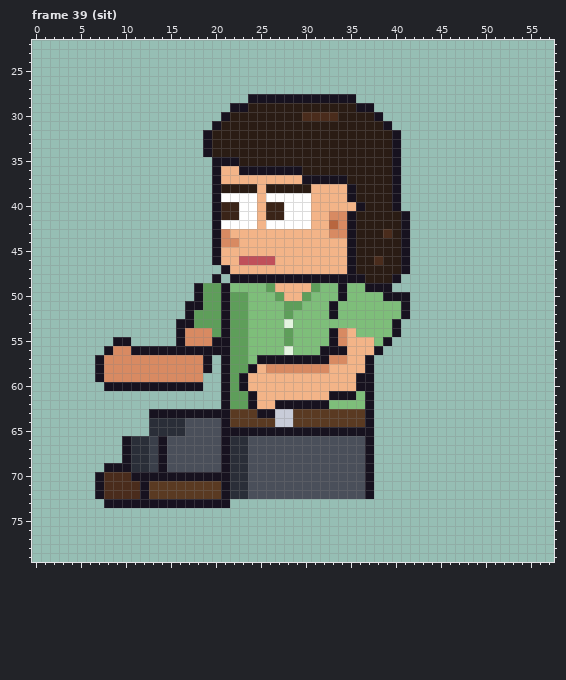
Two versions of one pixel-art file, sprites/clients/client_vetrec_a_left_anim.aseprite. This is how it looked before the edit.
64x80 pixels, 129 frames. Colours within 5 levels of each other are drawn and written as one. Shown: frame 39 (sit): x 0..57, y 22..79. The old version is drawn lined up with the new one. The commit also changed other frames, which this record leaves out.
After:
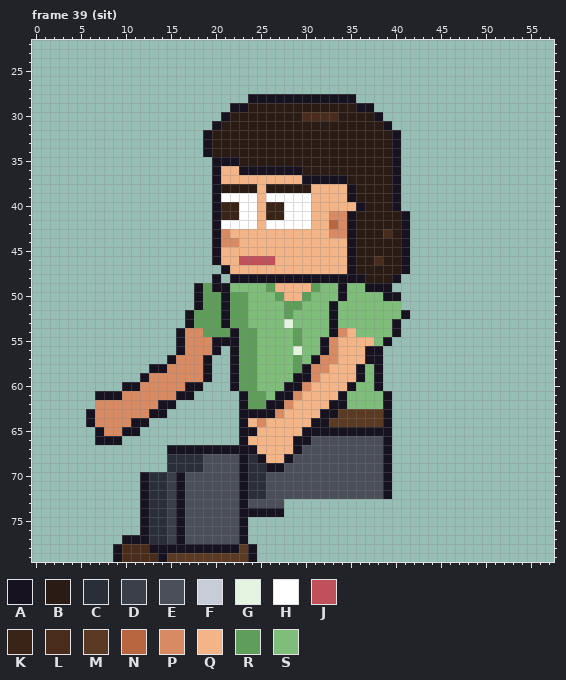
Palette (. is transparent): A #17121f  B #2a1c14  C #2a2e38  D #3a3f4a  E #4a4f5a  F #c8ccd8  G #e4f4e0  H #ffffff  J #c0505a  K #3a2418  L #4a2c1c  M #5a3a22  N #b8663f  P #d88a62  Q #f3b488  R #5e9e5a  S #7ebe7a
Difference:
whole drawing moved by -2,-6 (the old picture is shown already moved)
Frame 39 (sit):
y 49: x 20 R -> A
y 50: x 41 A -> .
y 51: x 17 A -> .; x 41 A -> .
y 53: x 16 A -> .; x 33 S -> A
y 54: x 19 P -> R; x 21..22 AR -> RA; x 24 S -> R; x 28..29 RS -> SR
y 55: x 9..10 AA -> ..; x 22 R -> A; x 24 S -> R; x 28..29 RS -> SR; x 32..34 SAP -> APQ
y 56: x 8..15 APPAAAAA -> ........; x 17..19 AAA -> PPP; x 21..22 AR -> .A; x 24 S -> R; x 28..29 GS -> SG; x 33..34 AA -> PQ; x 37 Q -> A
y 57: x 7..15 APPPPPPPP -> ........A; x 21..22 AR -> .A; x 24..30 SAAAAAA -> RSSSSRS; x 32 A -> P; x 34 P -> Q; x 38 . -> A
y 58: x 7..14 APPPPPPP -> ......AA; x 21..22 AR -> .A; x 24..30 AQPPPPP -> RSSSSRA; x 36..38 QA. -> ASA
y 59: x 7..12 APPPPP -> .....A; x 19 . -> A; x 21..31 ARAQQQQQQQQ -> .ARRSSSSAAP; x 37..38 A. -> SA
y 60: x 8..9 AA -> ..; x 12..16 AAAAA -> PPPPP; x 21..30 ARAQQQQQQQ -> .ARRSSSAAP; x 35..38 QAA. -> ASSA
y 61: x 7..17 ........... -> AAAPPPPPPAA; x 21..29 ARRAQQQQQ -> ..ARRSAAP; x 33 A -> Q; x 35 A -> S; x 37..39 A.. -> SSA
y 62: x 7..15 ......... -> PPPPPPPAA; x 21..26 ARRAQQ -> ..ARRA; x 28..34 AAAAASS -> PQQQQAA; x 37..39 A.. -> SSA
y 63: x 6..12 ....... -> APPPPPP; x 15..24 AAAAAAAMMM -> ........AA; x 27..33 FFMMMMM -> PQQQQAA; x 37..39 A.. -> MMA
y 64: x 6..32 .......CCCCEEEEAMMMMMFFMMMM -> APPPPAA..........AQPQQQQQAA; x 37..39 A.. -> MMA
y 65: x 7..11 ..... -> APPAA; x 13..22 CCCCEEEEAA -> ..........; x 25..29 AAAAA -> QQQQQ; x 38..39 .. -> AA
y 66: x 7..30 ...ACCDAEEEEEEACCEEEEEEE -> AAA.............AQQQQQAA; x 37..39 A.. -> EEA
y 67: x 10..20 ACCDAEEEEEE -> .....AAAAAA; x 22..29 CCEEEEEE -> AAAQQQQA; x 37..39 A.. -> EEA
y 68: x 10..18 ACCDAEEEE -> .....CCCC; x 21..28 ACCEEEEE -> EEACAQQA; x 37..39 A.. -> EEA
y 69: x 8..18 AAACCDAEEEE -> .......CCCC; x 21..27 ACCEEEE -> EEACCAA; x 37..39 A.. -> EEA
y 70: x 7..11 ALLLA -> .....; x 13..15 AAA -> CCD; x 17..25 AAAAACCEE -> EEEEEEACC; x 37..39 A.. -> EEA
y 71..72: x 7..11 ALLLL -> .....; x 13..25 MMMMMMMMACCEE -> CCDAEEEEEEACC; x 37..39 A.. -> EEA
y 73: x 8..11 AAAA -> ....; x 13..15 AAA -> CCD; x 17..27 AAAAA...... -> EEEEEEAEEEE
y 74: x 12..27 ................ -> ACCDAEEEEEEAAAAA
y 75..76: x 12..23 ............ -> ACCDAEEEEEEA
y 77: x 10..23 .............. -> AAACCDAEEEEEEA
y 78: x 9..24 ................ -> ALLLAAAAAAAAAAMA
y 79: x 9..24 ................ -> ALLLLAMMMMMMMMMA
Where, in picture pixels (left, top, right, bottom), the same in both pictures:
changed: (86, 283, 392, 562)
erased: (401, 292, 410, 310)
